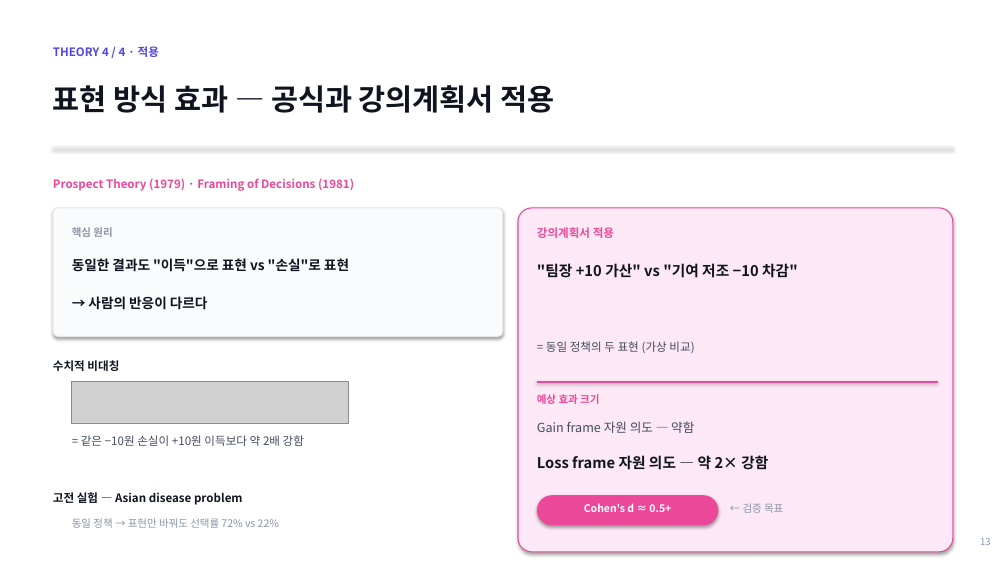
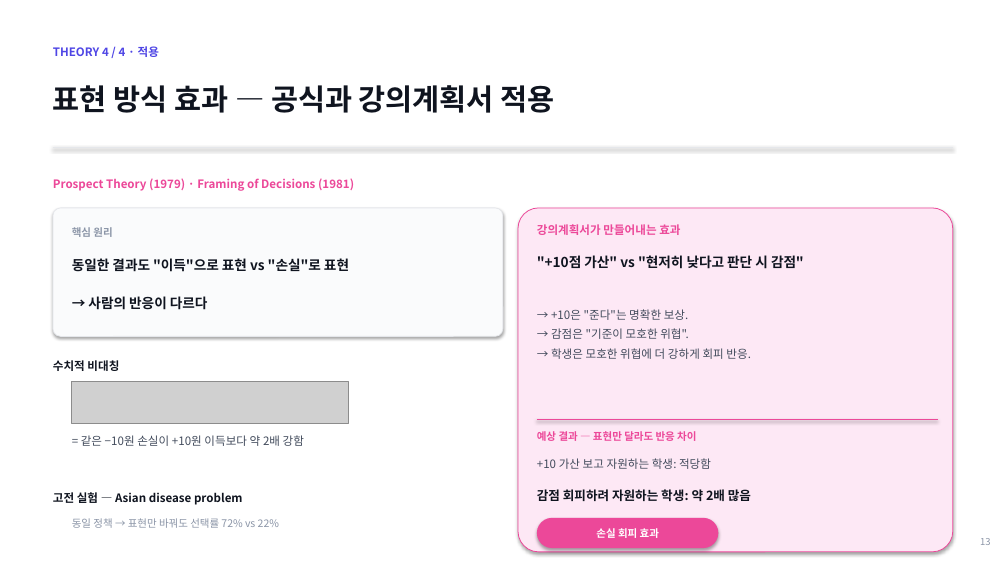
Before and after one commit to lshpy/imen315-syllabus-meta, a slide deck: slide 13 of team_project/kickoff_2026-05-11.pptx. Drawn at 1008x567 pixels with LibreOffice and Linux fonts; fonts in the diff are those of the drawing; grey boxes stand for pictures. Boxes give left, top, right and bottom in pixels: in the first picture for what was removed or moved away, otherwise in the second. Text is boxed around its words. In the diff, an @@ line names an element or a change of style, - is before the commit and + after.

Commit message:
발표 대본 + T2/T3 풀어쓰기 + 가설 기대 결과

```diff
--- a/team_project/kickoff_2026-05-11.pptx
+++ b/team_project/kickoff_2026-05-11.pptx
@@ rounded rectangle at [518, 208, 953, 552]: outline #EC4899 1 pt to #EC4899 0.75 pt; proportions changed @@
@@ text at [537, 224, 680, 235]: text changed @@
-강의계획서 적용
+강의계획서가 만들어내는 효과
@@ text at [537, 255, 804, 269]: text changed; size 14 to 13 pt @@
-"팀장 +10 가산" vs "기여 저조 −10 차감"
+"+10점 가산" vs "현저히 낮다고 판단 시 감점"
@@ text at [551, 309, 751, 359]: text changed @@
-= 동일 정책의 두 표현 (가상 비교)
+→ +10은 "준다"는 명확한 보상.
+→ 감점은 "기준이 모호한 위협".
+→ 학생은 모호한 위협에 더 강하게 회피 반응.
@@ line moved from (537, 382) - (938, 382) to (537, 420) - (938, 420) @@
@@ text at [537, 431, 696, 441]: text changed @@
-예상 효과 크기
+예상 결과 — 표현만 달라도 반응 차이
@@ text at [537, 458, 711, 469]: text changed; size 12 to 11 pt @@
-Gain frame 자원 의도 — 약함
++10 가산 보고 자원하는 학생: 적당함
@@ text at [537, 489, 751, 501]: text changed; size 14 to 12 pt @@
-Loss frame 자원 의도 — 약 2× 강함
+감점 회피하려 자원하는 학생: 약 2배 많음
@@ text removed at [743, 503, 783, 513] @@
-← 검증 목표
@@ rounded rectangle: place and size @@
-rounded rectangle at [537, 495, 718, 526]
+rounded rectangle at [537, 518, 718, 548]
@@ text "손실 회피 효과" at [596, 528, 659, 538]: vertical alignment top to middle @@
@@ text at [596, 528, 659, 538]: text changed @@
-Cohen's d ≈ 0.5+
+손실 회피 효과
```
Also in this commit, not shown: 23 other slides changed, 1 slide added, 1 slide removed, 2 other files.
